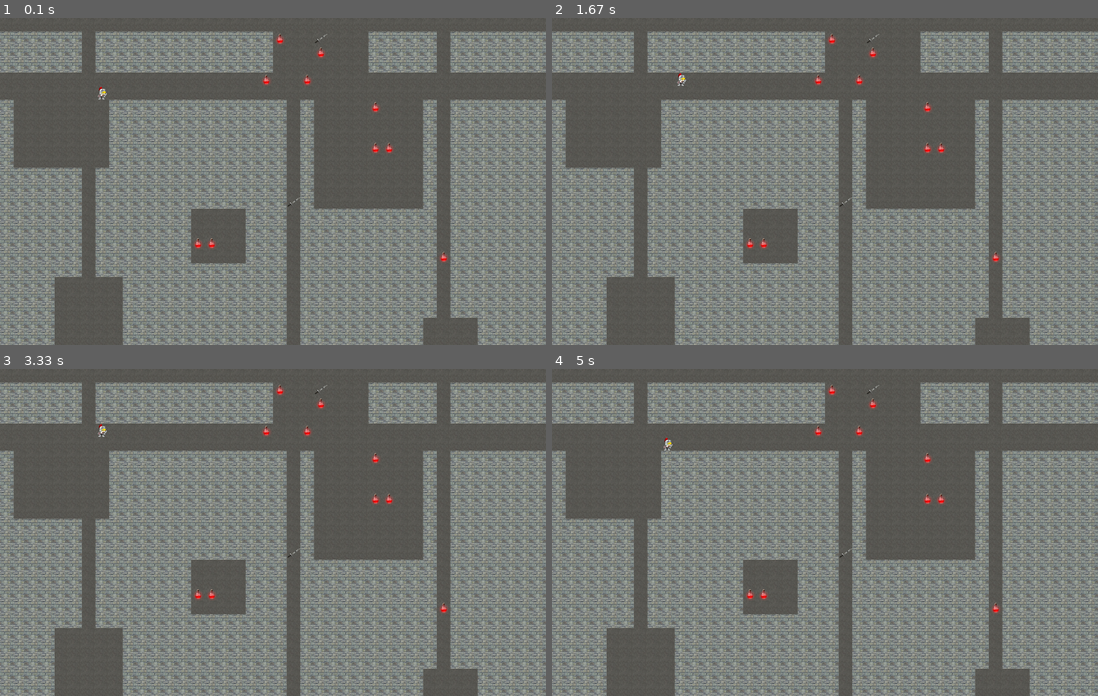
Above: before the commit, frames 1-4 (two rows, left to right).
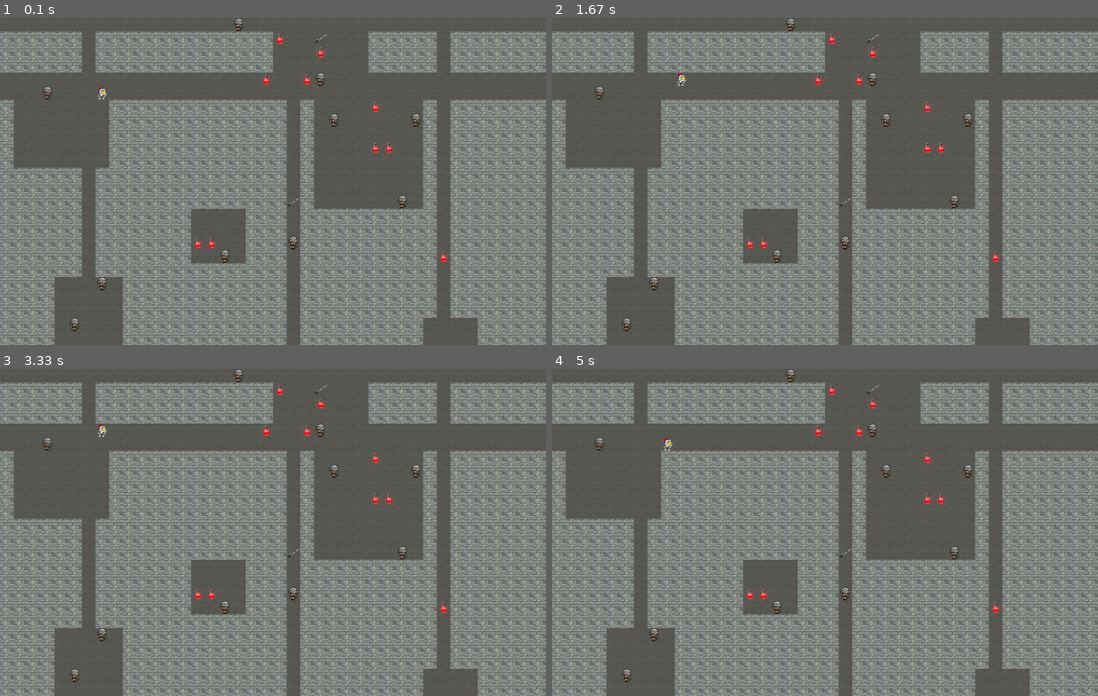
Above: after the commit, the same moments.

Repository: Ashatanka/ROGALIQUE
Game: pygame game, started from rogalique_pygame.py
The game is run twice, just before and just after one commit, with the same random seed, the same clock (stepped at 60 frames per second) and the same inputs.
Inputs:
- Up to frame 1 (0.1 s): no input
- Up to frame 2 (1.67 s): hold Right 0.33-0.8 s; hold Up 0.83-1.13 s; hold Right 1.17-1.63 s
- Up to frame 3 (3.33 s): hold Left 1.67-2.2 s; hold Down 2.23-2.53 s; hold Left 2.57-2.97 s; hold Up from 3 s (still down)
- Up to frame 4 (5 s): release Up at 3.37 s; hold Right 3.4-4.03 s; hold Down 4.07-4.43 s; hold Left 4.47-4.93 s; hold Right from 4.97 s (still down)

The runs differ from the first frame. In frame 1, 0.4% of the frame differs, in the area x 7-78%, y 0-96%; in frame 2, 0.4%; in frame 3, 0.4%; in frame 4, 0.4%.

Commit message:
enemies added

Diff:
--- a/level.py
+++ b/level.py
@@ -103,8 +103,9 @@
     hero_x, hero_y = find_empty(map_grid, empty_symb)
     map_grid[hero_x][hero_y] = hero_symb
 
-    # субъекты класса противников
-    # ...
+    # противников
+    map_grid = place_at_empty(enemy_symb, map_grid, empty_symb, enemies_num)
+
     return map_grid
 
 class Tile(pygame.sprite.Sprite):
@@ -131,15 +132,15 @@
 
     def move(self, dx, dy, level):
         new_pos = (self.pos[0] + dx * tilesize, self.pos[1] + dy * tilesize)
-
-        for tile in level.tiles:
-            if tile.tiletype == 'wall' and tile.rect.collidepoint(new_pos):
-                # Если есть стена на новой позиции, игрок не может сделать этот шаг
-                return
-
-        # Если нет стены на пути, обновляем позицию игрока
-        self.pos = new_pos
-        self.rect.topleft = self.pos
+        if 0 <= new_pos[0] < map_width * tilesize and 0 <= new_pos[1] < map_height * tilesize:
+            for tile in level.tiles:
+                if tile.tiletype == 'wall' and tile.rect.collidepoint(new_pos):
+                    # Если есть стена на новой позиции, игрок не может сделать этот шаг
+                    return
+
+            # Если нет стены на пути, обновляем позицию игрока
+            self.pos = new_pos
+            self.rect.topleft = self.pos
 
 class Enemy(pygame.sprite.Sprite):
     def __init__(self, pos, size):
@@ -147,6 +148,19 @@
         self.image = pygame.image.load('src\/tile-E.png')
         self.image = pygame.transform.scale(self.image, (size, size))
         self.rect = self.image.get_rect(topleft = pos)
+        self.pos = pos
+
+    def move(self, dx, dy, level):
+        new_pos = (self.pos[0] + dx * tilesize, self.pos[1] + dy * tilesize)
+        if 0 <= new_pos[0] < map_width * tilesize and 0 <= new_pos[1] < map_height * tilesize:
+            for tile in level.tiles:
+                if tile.tiletype == 'wall' and tile.rect.collidepoint(new_pos):
+                    # Если есть стена на новой позиции, игрок не может сделать этот шаг
+                    return
+
+            # Если нет стены на пути, обновляем позицию игрока
+            self.pos = new_pos
+            self.rect.topleft = self.pos
 
 class Sword(pygame.sprite.Sprite):
     def __init__(self, pos, size):
@@ -184,6 +198,9 @@
                 if cell == hero_symb:
                     player_sprite = Player((x, y), tilesize)
                     self.player.add(player_sprite)
+                elif cell == enemy_symb:
+                    enemy_sprite = Enemy((x, y), tilesize)
+                    self.enemies.add(enemy_sprite)
                 elif cell == sword_symb:
                     sword_sprite = Sword((x, y), tilesize)
                     self.items.add(sword_sprite)
@@ -199,5 +216,5 @@
 
         # player
         self.player.draw(self.display_surface)
-
+        self.enemies.draw(self.display_surface)
         self.items.draw(self.display_surface)
--- a/rogalique_pygame.py
+++ b/rogalique_pygame.py
@@ -11,6 +11,7 @@
 # основной цикл игры
 if __name__ == '__main__':
     level = Level(generate_level(), screen)
+
     while True:
         for event in pygame.event.get():
             if event.type == pygame.QUIT:
--- a/settings.py
+++ b/settings.py
@@ -11,6 +11,7 @@
 sword_symb = 'T'
 poison_symb = 'Q'
 hero_symb = 'H'
+enemy_symb = 'E'
 
 # Комнаты
 room_minnum = 5
@@ -25,3 +26,4 @@
 # Сущности
 swords_num = 2
 poison_num = 10
+enemies_num = 10
